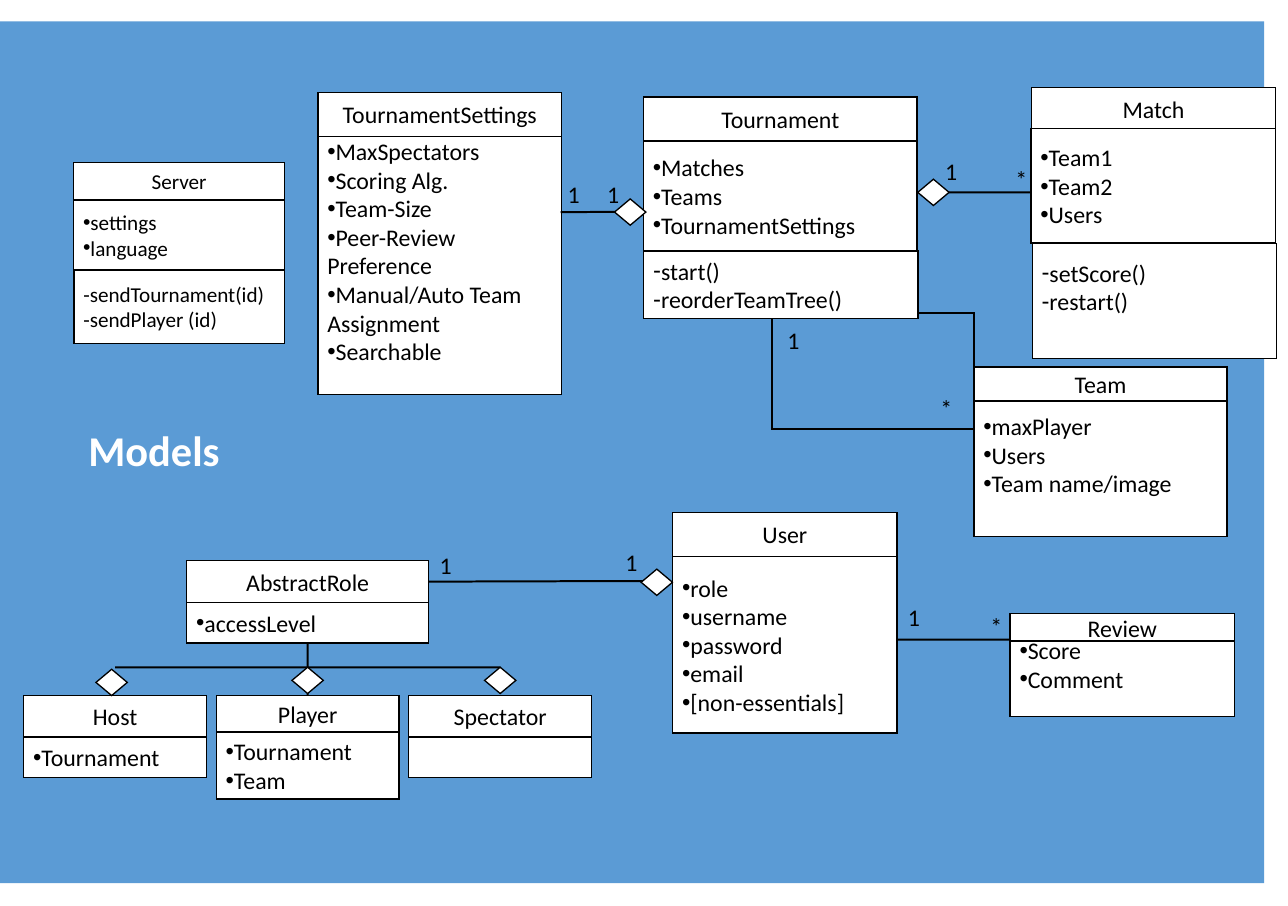
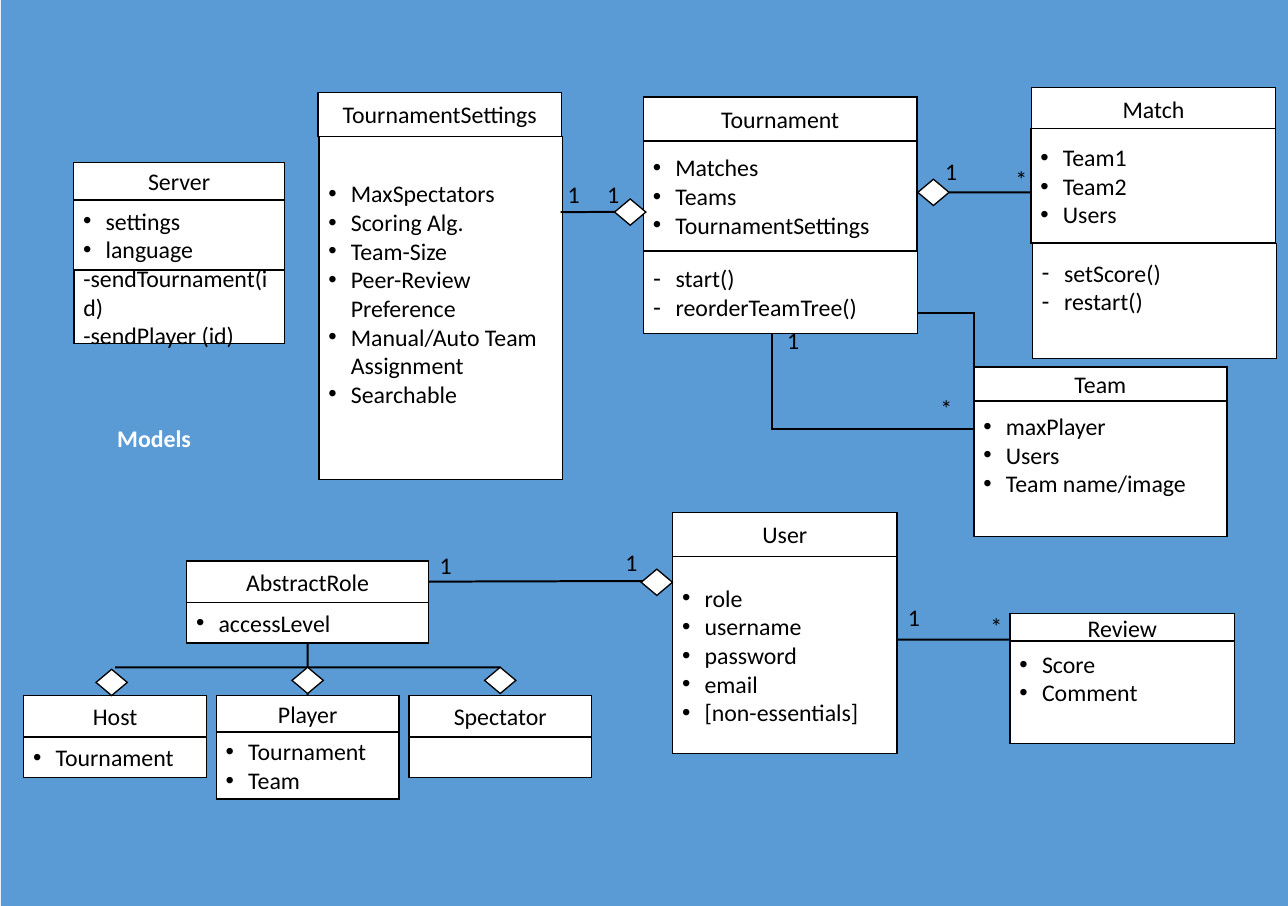
Before and after one commit to LukeShu/leaguer, a slide deck: slide 1 of docs/DesignDocument-models.pptx. Drawn at 1288x906 pixels with LibreOffice and Linux fonts; fonts in the diff are those of the drawing. Boxes give left, top, right and bottom in pixels: in the first picture for what was removed or moved away, otherwise in the second. Text is boxed around its words. In the diff, an @@ line names an element or a change of style, - is before the commit and + after.

Commit message:
DesignDocument-models: bump up font size

```diff
--- a/docs/DesignDocument-models.pptx
+++ b/docs/DesignDocument-models.pptx
@@ rectangle resized from (x1=0, y1=22, x2=1264, y2=884) to (x1=1, y1=0, x2=1288, y2=906) @@
@@ rectangle "MaxSpectators" resized from (x1=318, y1=136, x2=562, y2=395) to (x1=319, y1=136, x2=563, y2=480) @@
@@ size 16 to 18 pt in 3 elements at (x1=73, y1=162, x2=284, y2=199), (x1=73, y1=200, x2=284, y2=270), (x1=73, y1=270, x2=284, y2=343) @@
@@ rectangle "start()" resized from (x1=644, y1=251, x2=918, y2=319) to (x1=644, y1=251, x2=918, y2=334) @@
@@ text "1" rewrapped from (x1=787, y1=333, x2=799, y2=349) to (x1=787, y1=329, x2=799, y2=349) @@
@@ text "Models" at (x1=117, y1=430, x2=191, y2=447): size 32 to 18 pt @@
@@ rectangle "role" resized from (x1=673, y1=556, x2=897, y2=733) to (x1=673, y1=556, x2=897, y2=754) @@
@@ rectangle "Score" resized from (x1=1010, y1=641, x2=1235, y2=717) to (x1=1010, y1=641, x2=1235, y2=744) @@
```
